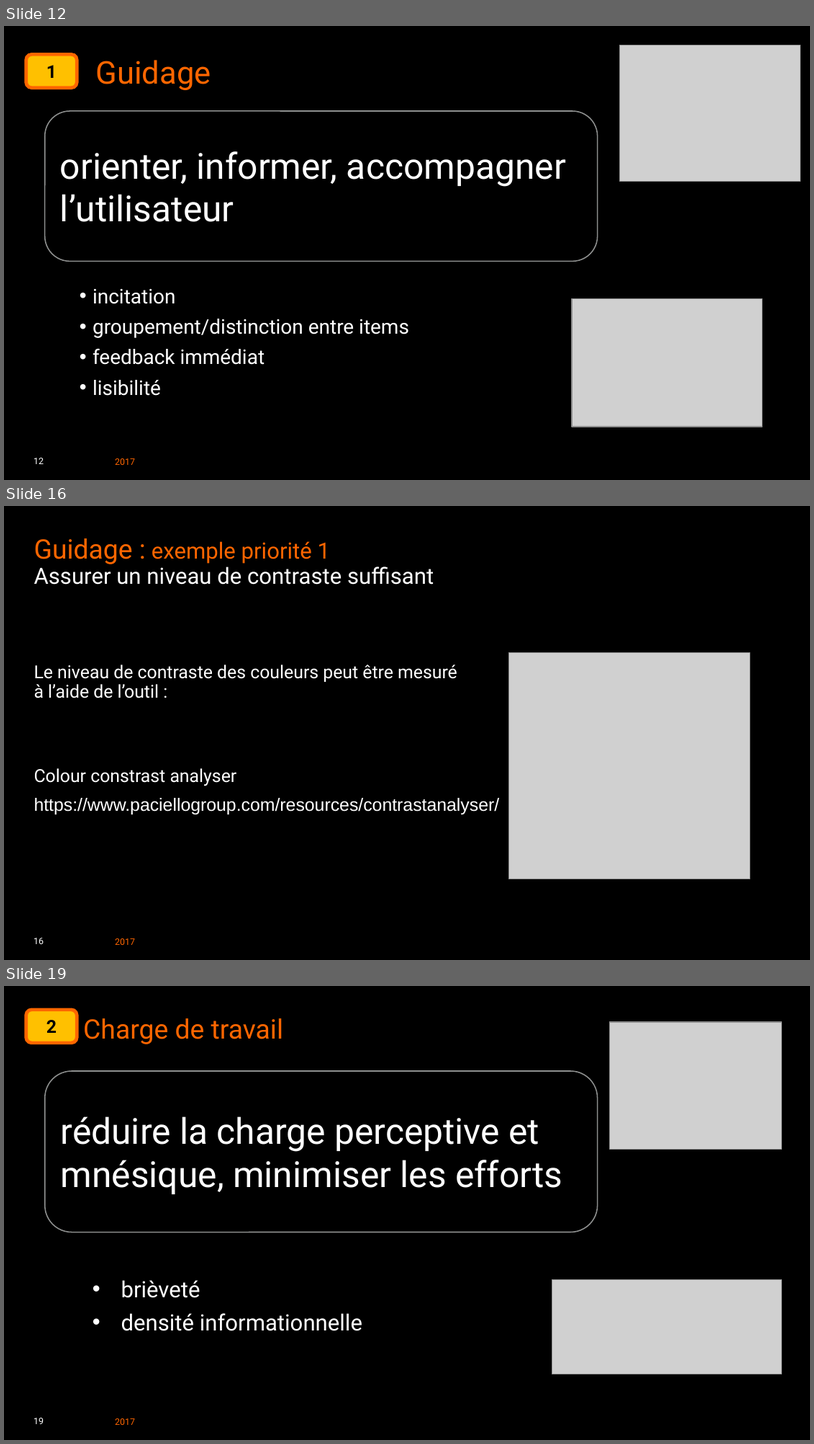
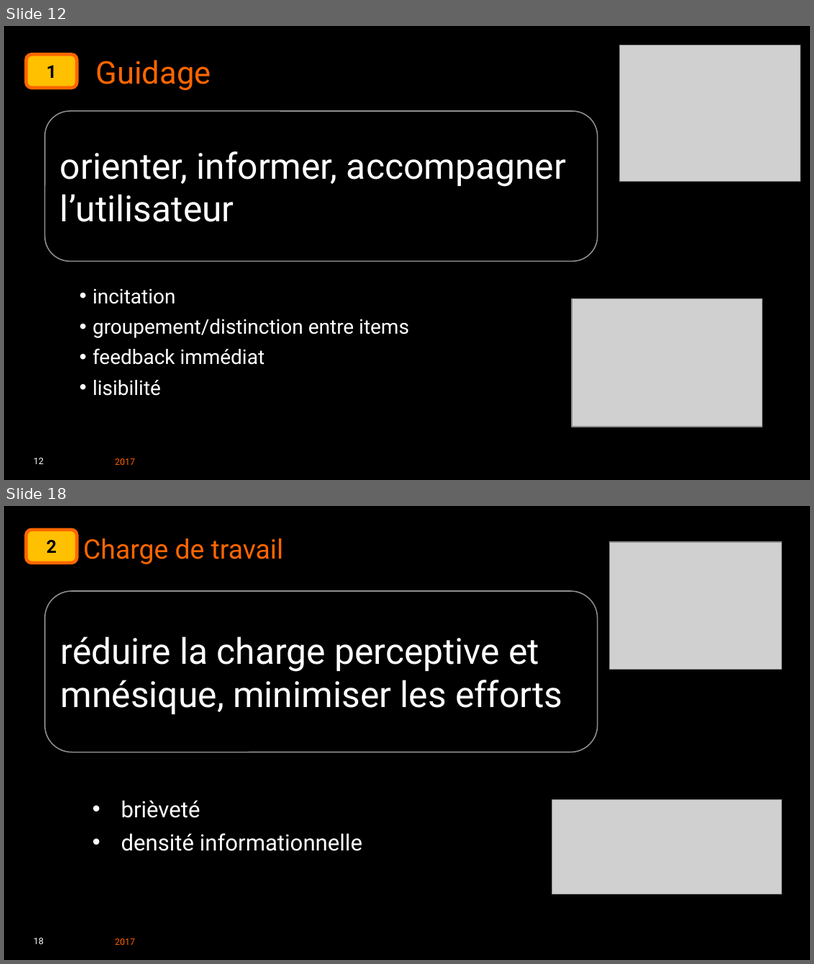
Before and after one commit to Aniort/PW2017, a slide deck: pw2017-Ergo a11y VT.ppt. Shown one above the other, each under a label of ours: slides 12, 16 and 19 before the commit, slides 12 and 18 after it; the slides between them are not shown. The pictures are 814x1444 and 814x964 pixels, drawn with LibreOffice and Linux fonts; fonts in the diff are those of the drawing; grey boxes stand for pictures; background and template pictures are left out. Boxes give left, top, right and bottom in pixels: in the first picture for what was removed or moved away, otherwise in the second. Text is boxed around its words. In the diff, an @@ line names an element or a change of style, - is before the commit and + after.

```diff
--- a/pw2017-Ergo a11y VT.ppt
+++ b/pw2017-Ergo a11y VT.ppt
@@ slide 16 removed at [4,506,810,960], background #000000; not listed: 2 template elements that a slide beside it also shows @@
@@ title removed at [34,538,434,584] @@
-Guidage : exemple priorité 1
-Assurer un niveau de contraste suffisant
@@ picture removed at [509,653,750,880] @@
@@ text removed at [34,664,500,814] @@
-Le niveau de contraste des couleurs peut être mesuré
-à l’aide de l’outil :
-Colour constrast analyser
-https://www.paciellogroup.com/resources/contrastanalyser/
@@ what was slide 19 is now slide 18 @@
```
Also in this commit, not shown: 23 slides changed, 1 slide added, 2 other slides removed, 7 other files.
